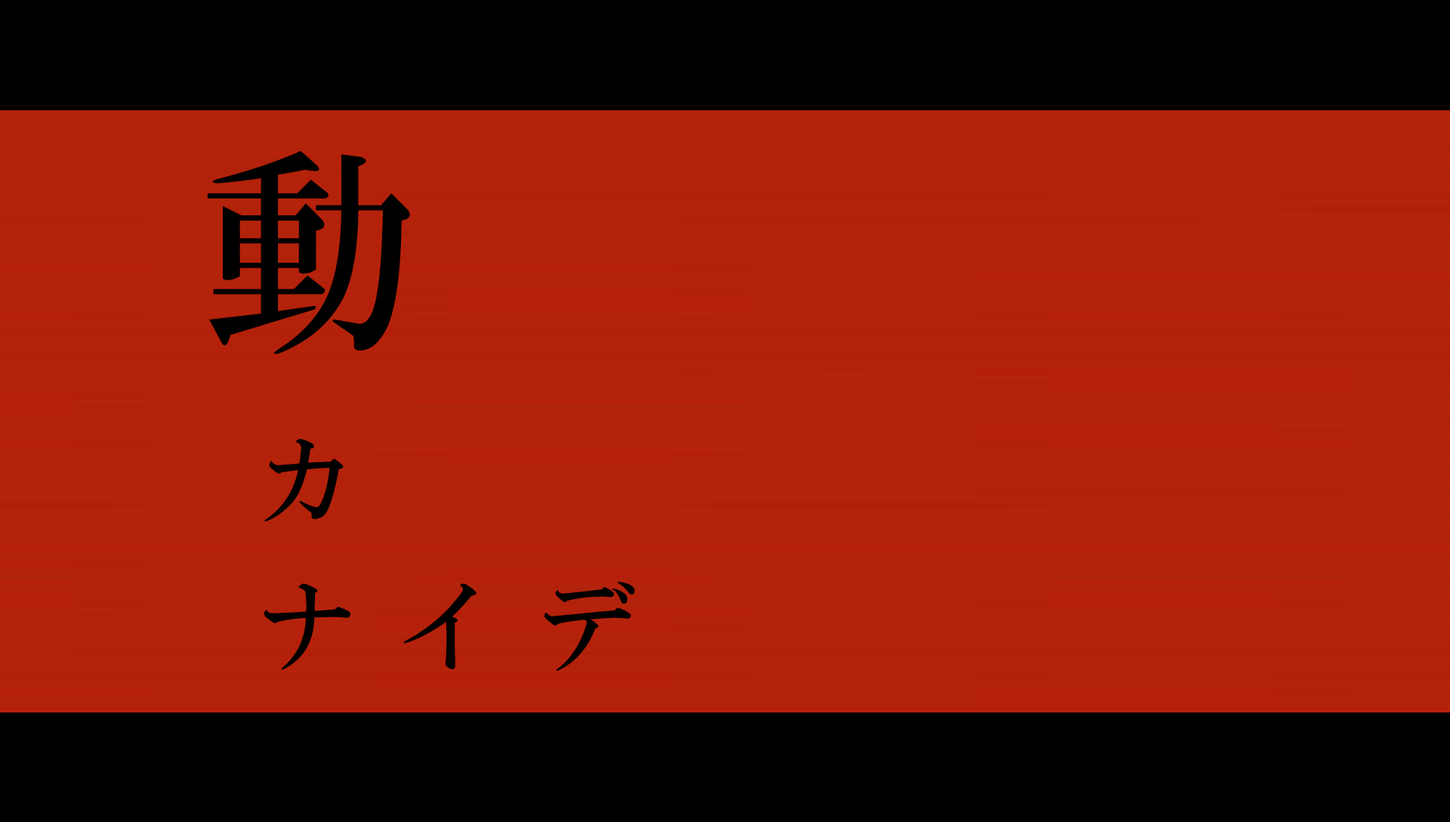
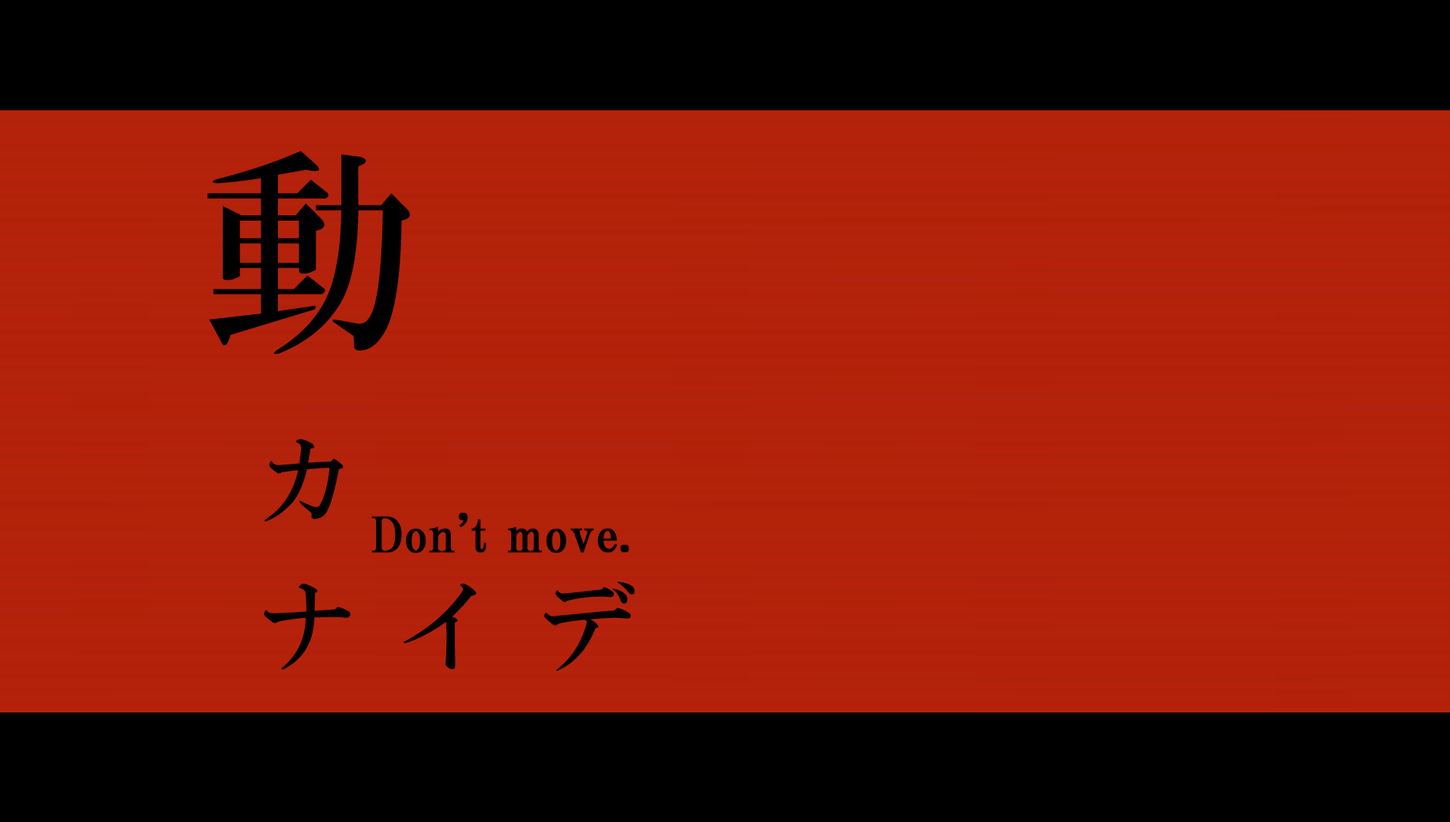
Comparing the layer stacks of the two w=1450, h=822 images. Changes:
added layer "Don't move." above "動" over (371, 512, 630, 553)
